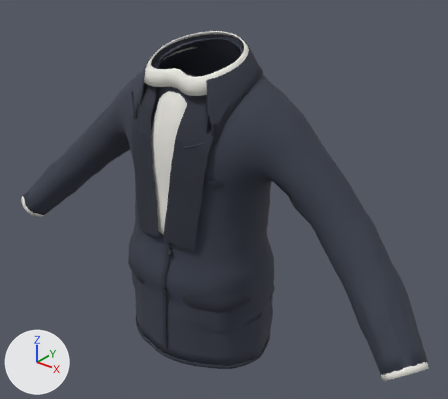
An edit to the glTF model godot/assets/wear/marynarka.glb, drawn before and after from the same camera.
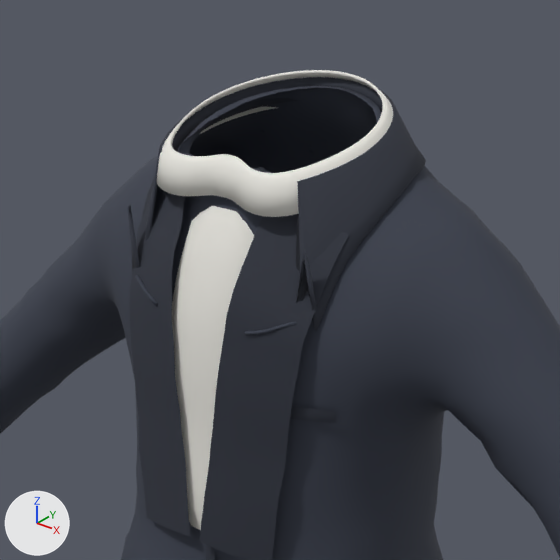
There are two pictures of each version: one whole from a 50 mm camera at (0.931, -1.081, 1.87) aimed at (0.053, 0.017, 1.189), one close up on the part from 17% to 72% of the width and 0% to 62% of the height. Arrows for +X, +Y and +Z are at lower left; the lights stay in place. The last two pictures show the newer version. Where no turn or scale is listed for an object, it has been applied to the vertices. Vertices at exactly the same position are counted once.

Script lines for the objects in view, before the commit:
```python
me_marynarka = bpy.data.meshes.new('marynarka')
me_marynarka.from_pydata(...)  # 4698 vertices, 8883 faces; spans x -0.644..0.645, y -0.179..0.152, z -0.1..0.691
# faces by material slot: [4707, 1872, 1920, 384]
me_marynarka.materials.append(mat_plotno_marynarka)  # dark blue #373d4b
me_marynarka.materials.append(mat_plotno_marynarka_c)  # dark blue #2c313d
me_marynarka.materials.append(mat_plotno_koszula_biala)  # white #e9e7e0
me_marynarka.materials.append(mat_guzik_marynarka)  # black #1e2027
ob_marynarka = bpy.data.objects.new('marynarka', me_marynarka)
ob_marynarka.location = (0.0, 0.0, 0.895)
```
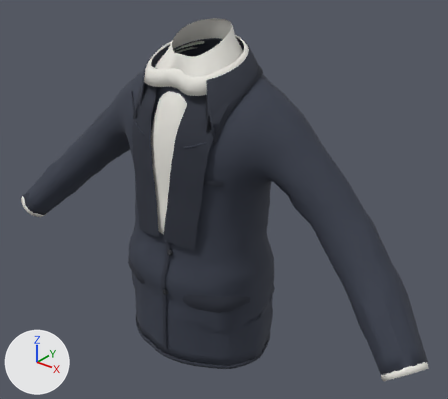
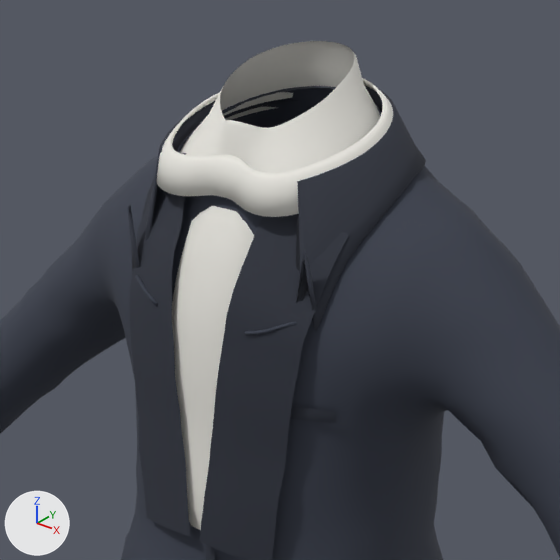
What differs and where, as boxes [x1, y1, x2, y2] in the close-ups (560 x 560 px):
'marynarka', reshaped
    before: [0, 70, 560, 560]
    after: [0, 41, 560, 560]
part 1 of me_marynarka, added
    after: [180, 41, 380, 173]

The change, as a diff of the scene's bpy script:
```diff
--- a/godot/assets/wear/marynarka.glb.py
+++ b/godot/assets/wear/marynarka.glb.py
@@ me_marynarka @@
 # used by ob_marynarka; location = (0.0, 0.0, 0.895)
-me_marynarka.from_pydata(...)  # 4698 vertices, 8883 faces; spans x -0.644..0.645, y -0.179..0.152, z -0.1..0.691
+me_marynarka.from_pydata(...)  # 4938 vertices, 9243 faces; spans x -0.644..0.645, y -0.179..0.152, z -0.1..0.723
+# me_marynarka part 1: a new loose piece of 240 vertices spanning x -0.114..0.115, y -0.1..0.092, z 0.602..0.723, in mat_plotno_koszula_biala (white #e9e7e0)
+# other edits to the shape of me_marynarka do not show in these pictures
 me_marynarka.materials.append(mat_plotno_marynarka)
```
